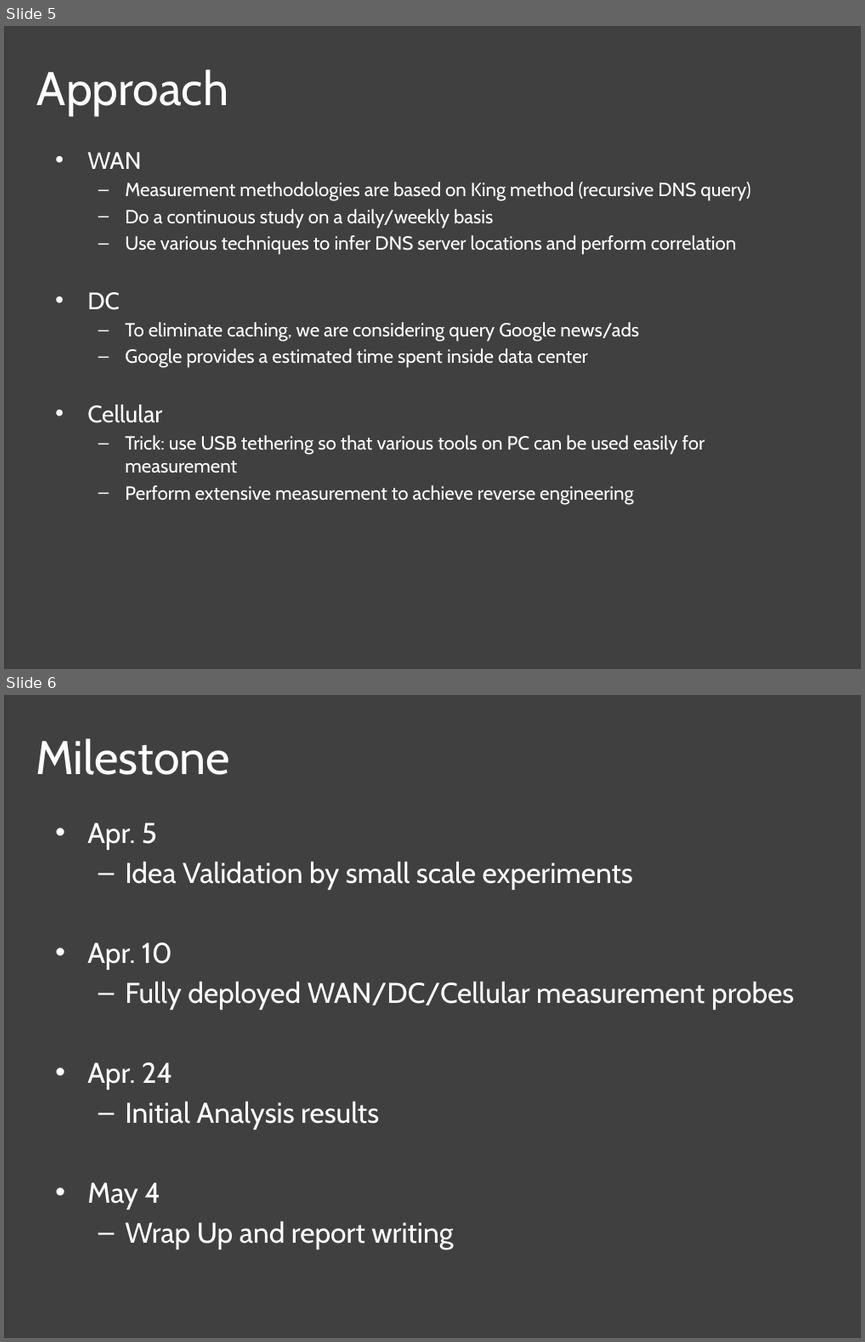
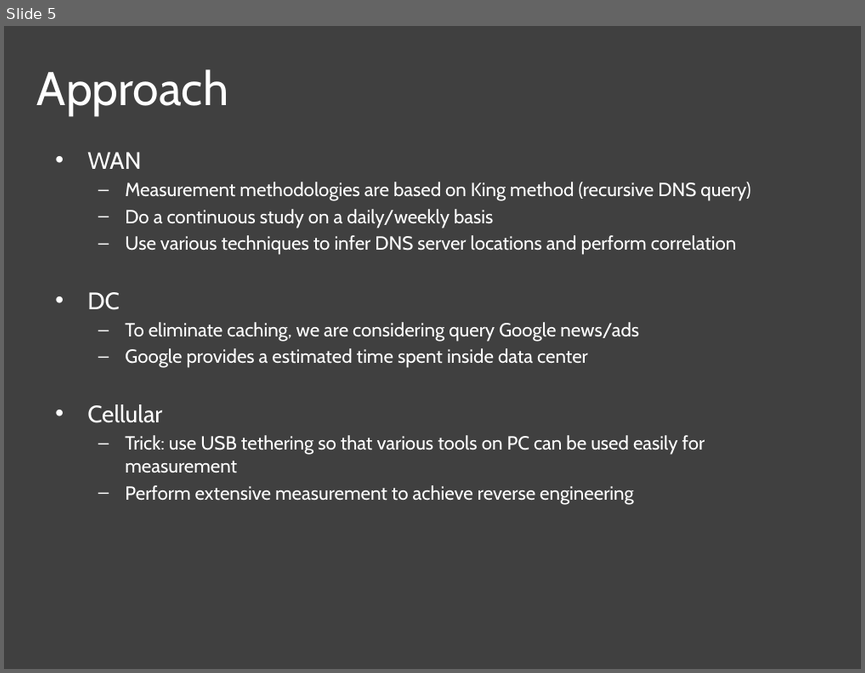
Before and after one commit to nebgnahz/CS268NetworkMeasurement, a slide deck: doc/MidTerm/MidTerm.pptx. Shown one above the other, each under a label of ours: slides 5 and 6 before the commit, slide 5 after it. The pictures are 865x1342 and 865x673 pixels, drawn with LibreOffice and Linux fonts; fonts in the diff are those of the drawing. Boxes give left, top, right and bottom in pixels: in the first picture for what was removed or moved away, otherwise in the second. Text is boxed around its words. In the diff, an @@ line names an element or a change of style, - is before the commit and + after.

```diff
--- a/doc/MidTerm/MidTerm.pptx
+++ b/doc/MidTerm/MidTerm.pptx
@@ slide 6 removed at box(4, 695, 861, 1338), background #404040 @@
@@ title removed at box(35, 738, 230, 775) @@
-Milestone
@@ text removed at box(87, 823, 794, 1249) @@
-• Apr. 5
-  – Idea Validation by small scale experiments
-• Apr. 10
-  – Fully deployed WAN/DC/Cellular measurement probes
-• Apr. 24
-  – Initial Analysis results
-• May 4
-  – Wrap Up and report writing
```
Also in this commit, not shown: 1 slide changed, 1 other file.
